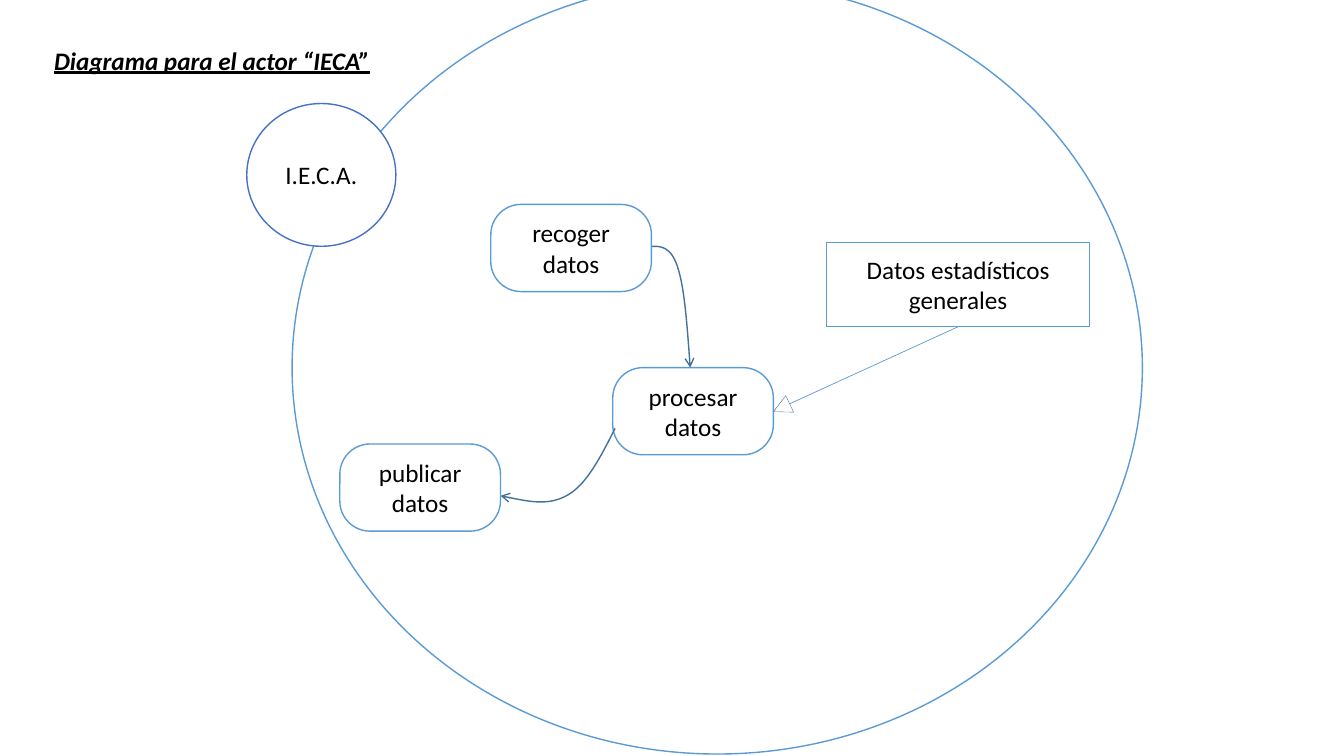
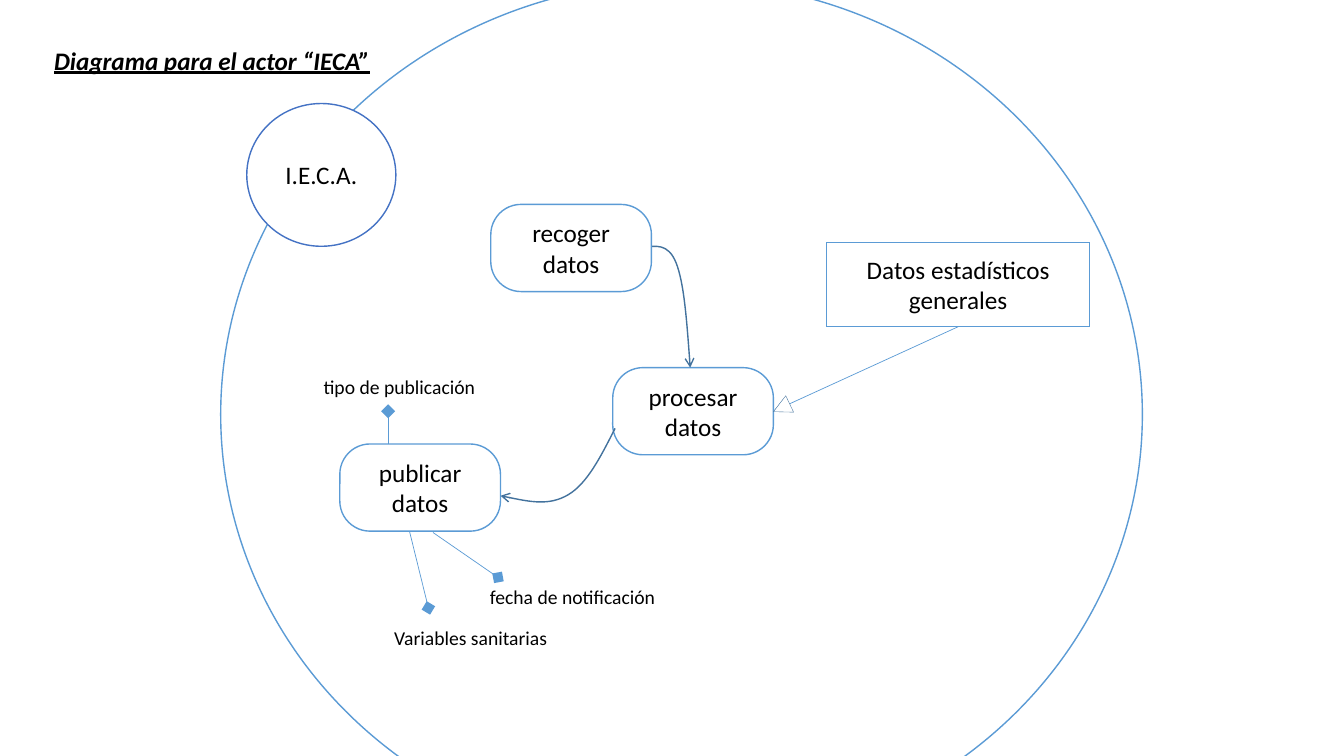
Before and after one commit to alonso-bh/TFG, a slide deck: slide 6 of media/graficos_memoria.pptx. Drawn at 1344x756 pixels with LibreOffice and Linux fonts; fonts in the diff are those of the drawing. Boxes give left, top, right and bottom in pixels: in the first picture for what was removed or moved away, otherwise in the second. Text is boxed around its words. In the diff, an @@ line names an element or a change of style, - is before the commit and + after.

```diff
--- a/media/graficos_memoria.pptx
+++ b/media/graficos_memoria.pptx
@@ ellipse: place and size @@
-ellipse at bbox=[292, 0, 1143, 754]
+ellipse at bbox=[221, 0, 1142, 756]
@@ text added at bbox=[324, 380, 475, 397], 14 pt, text #000000 @@
+tipo de publicación
@@ arrow added from (388, 444) to (388, 411), #5B9BD5 0.5 pt @@
@@ arrow added from (409, 531) to (429, 608), #5B9BD5 0.5 pt @@
@@ arrow added from (434, 532) to (498, 578), #5B9BD5 0.5 pt @@
@@ text added at bbox=[490, 590, 655, 604], 14 pt, text #000000 @@
+fecha de notificación
@@ text added at bbox=[394, 631, 547, 645], 14 pt, text #000000 @@
+Variables sanitarias
```
Also in this commit, not shown: 2 other slides changed, 2 slides added, 3 other files.
